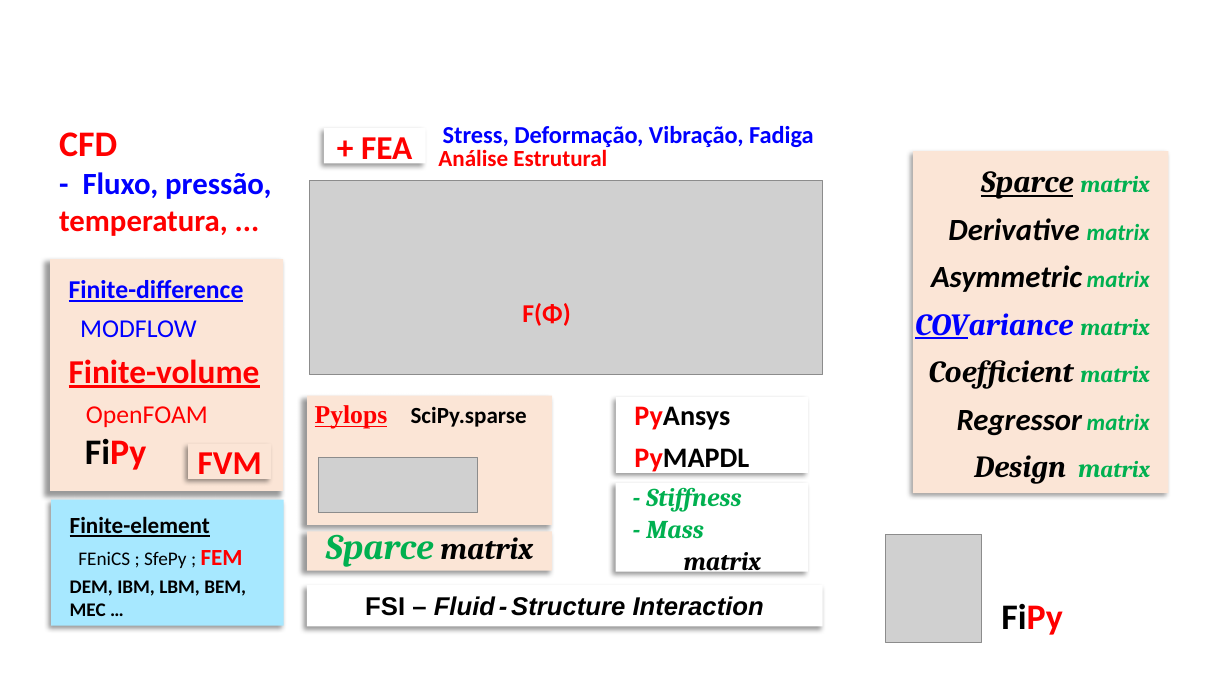
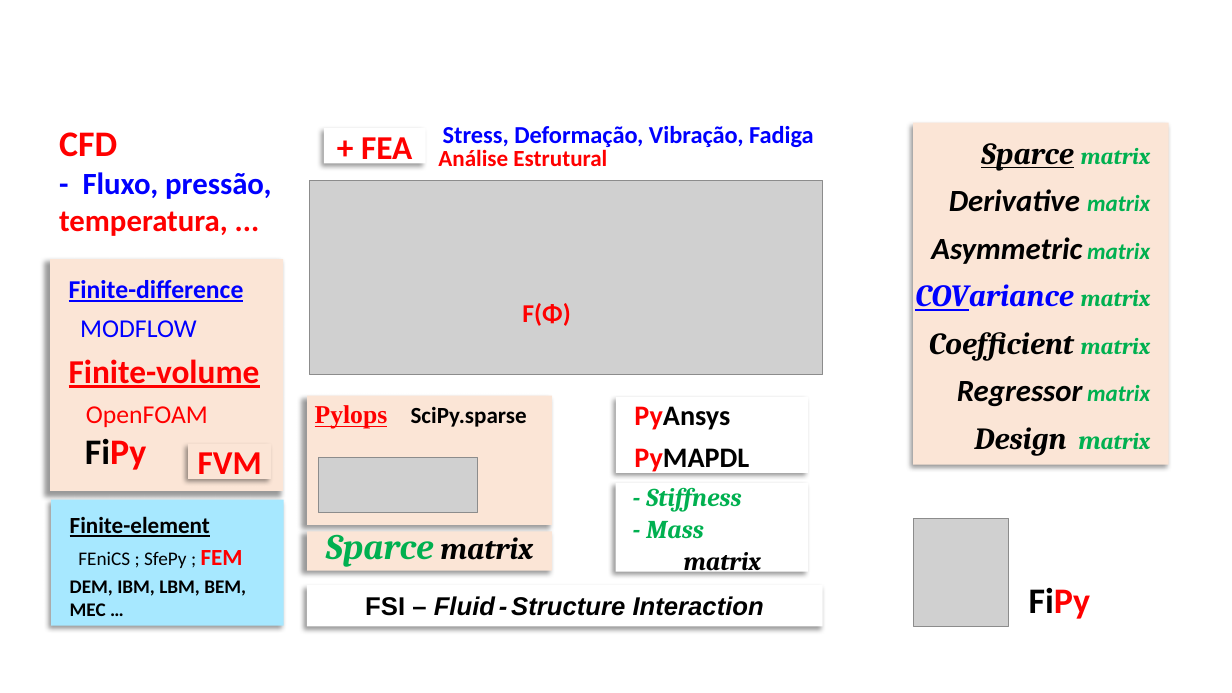
Before and after one commit to grossiRM/CDF_ON, a slide deck: slide 1 of FVM.pptx. Drawn at 1232x693 pixels with LibreOffice and Linux fonts; fonts in the diff are those of the drawing; grey boxes stand for pictures. Boxes give left, top, right and bottom in pixels: in the first picture for what was removed or moved away, otherwise in the second. Text is boxed around its words. In the diff, an @@ line names an element or a change of style, - is before the commit and + after.

```diff
--- a/FVM.pptx
+++ b/FVM.pptx
@@ rectangle "Sparce matrix": place and size @@
-rectangle "Sparce matrix" at [913,152,1168,494]
+rectangle "Sparce matrix" at [913,123,1168,465]
@@ picture: place and size @@
-picture at [886,534,982,642]
+picture at [913,518,1009,627]
@@ text "FiPy": place and size @@
-text "FiPy" at [1001,604,1063,635]
+text "FiPy" at [1029,587,1091,619]
```
Also in this commit, not shown: 9 other files.
